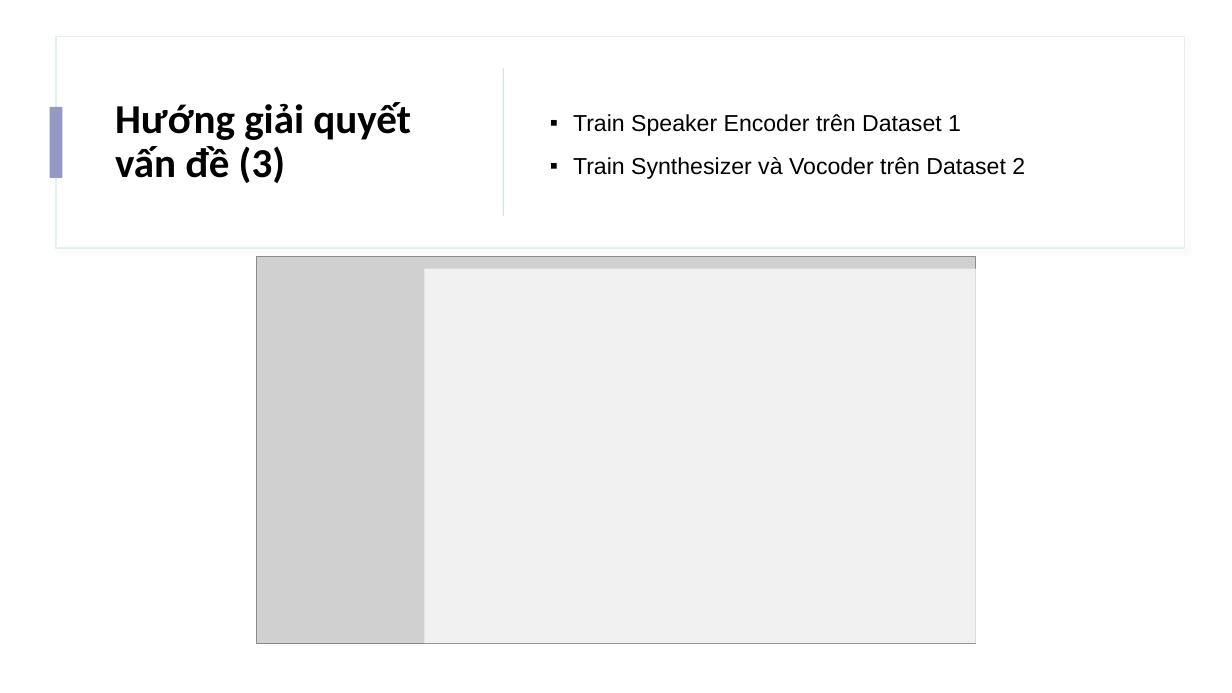
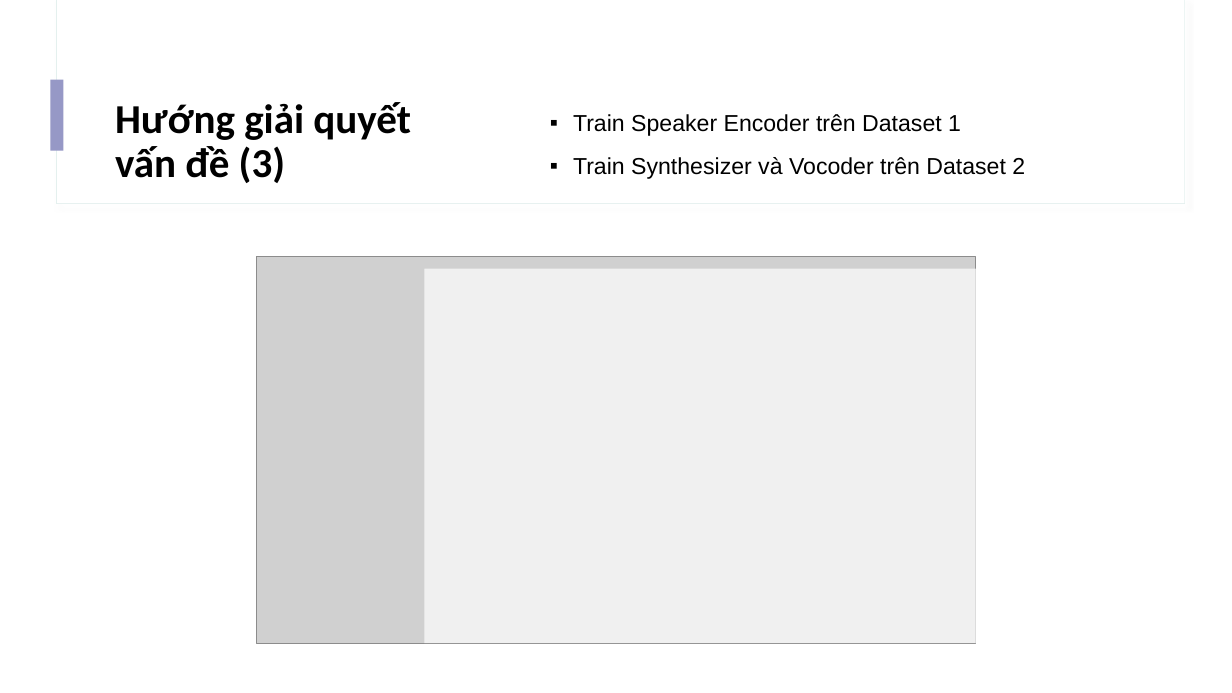
Before and after one commit to IrisStream/Machine-Learning, a slide deck: slide 8 of Voice_Cloning/Slide.pptx. Drawn at 1232x693 pixels with LibreOffice and Linux fonts; fonts in the diff are those of the drawing; grey boxes stand for pictures. Boxes give left, top, right and bottom in pixels: in the first picture for what was removed or moved away, otherwise in the second. Text is boxed around its words. In the diff, an @@ line names an element or a change of style, - is before the commit and + after.

```diff
--- a/Voice_Cloning/Slide.pptx
+++ b/Voice_Cloning/Slide.pptx
@@ rectangle removed at <box>0,0,1232,693</box> @@
@@ rectangle removed at <box>56,37,1185,248</box> @@
@@ rectangle added at <box>51,79,64,151</box>, fill #9698C6 @@
@@ rectangle removed at <box>503,69,504,217</box> @@
@@ rectangle removed at <box>50,107,63,178</box> @@
```
Also in this commit, not shown: 1 other slide changed, 7 slides added.
